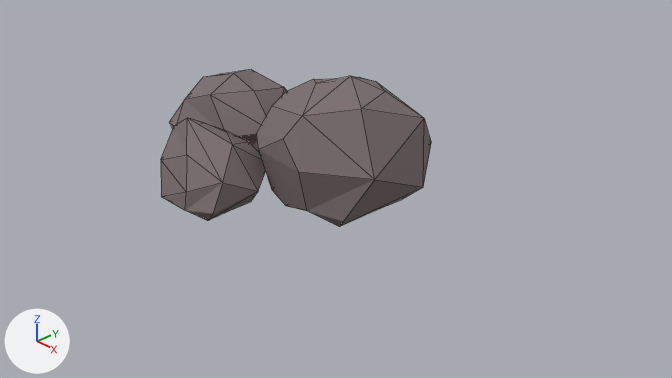
The Blender file Assets/_Game/Props/Boulders/boulders.blend: old version first, new version second.
Rendered twice from the file's camera 'Camera'. The axes (+X, +Y, +Z) are drawn at lower left. The lights are the same throughout. The picture after the commit comes second. Mesh edges are drawn as thin lines.

The scene before the commit, as lines of its bpy script (objects in view):
```python
me_icosphere = bpy.data.meshes.new('Icosphere')
me_icosphere.from_pydata(...)  # 37 vertices, 42 faces; spans x -1.05..1.37, y -1.05..1.01, z -0.14..1.47
me_icosphere.materials.append(mat_pallete)  # picture img_pallete_png
# before: 0 (-0.78, 0.75, 0.44), 8 (-1.05, 0.24, 0.61), 9 (-0.78, -0.21, 0.33), 10 (-0.61, -0.7, 0.67) at pixel (256, 134), 11 (-0.57, -0.48, 0.97) at pixel (272, 105)
# before: 12 (-0.93, 0.04, 0.93) at pixel (286, 91), 19 (-0.58, 0.18, 1.14) at pixel (313, 78), 20 (-0.29, -0.03, 1.21) at pixel (315, 83), 21 (-0.19, 0.58, 1.17) at pixel (359, 77), 22 (-0.61, 0.61, 0.99)
# before: 23 (0.37, -0.83, 1.22) at pixel (302, 115)
me_icosphere_001 = bpy.data.meshes.new('Icosphere.001')
me_icosphere_001.from_pydata(...)  # 27 vertices, 38 faces; spans x -5.32..-3.67, y -1.21..-0.01, z -0.16..0.88
me_icosphere_001.materials.append(mat_pallete)  # picture img_pallete_png
me_icosphere_002 = bpy.data.meshes.new('Icosphere.002')
me_icosphere_002.from_pydata(...)  # 31 vertices, 41 faces; spans x -4.52..-2.5, y -0.19..1.39, z -0.2..0.97
me_icosphere_002.materials.append(mat_pallete)  # picture img_pallete_png
ob_icosphere = bpy.data.objects.new('Icosphere', me_icosphere)
ob_icosphere.location = (0.0, 0.0, 0.0)
ob_icosphere_001 = bpy.data.objects.new('Icosphere.001', me_icosphere_001)
ob_icosphere_001.location = (3.598, -0.578, 0.0)
ob_icosphere_002 = bpy.data.objects.new('Icosphere.002', me_icosphere_002)
ob_icosphere_002.location = (1.671, -0.654, 0.0)
```
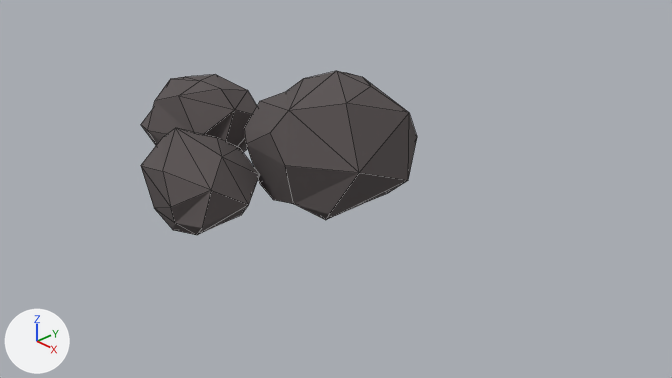
Pixel boxes (x1, y1, x2, y2) of what changed, in the pictures (672 x 378 px; the box of a moved part takes in the faces that stretch with it):
'Icosphere', reshaped, moved
    before: (256, 76, 431, 227)
    after: (244, 71, 417, 220)
'Icosphere.001', reshaped, surface changed, moved (13% wider)
    before: (161, 118, 265, 221)
    after: (141, 128, 259, 235)
'Icosphere.002', reshaped, moved
    before: (170, 69, 287, 152)
    after: (141, 74, 257, 152)
part 1 of me_icosphere, moved or reshaped
    before: (273, 78, 338, 116)
    after: (261, 79, 303, 110)
part 2 of me_icosphere, surface changed
    before: (256, 76, 431, 227)
    after: (244, 71, 417, 220)
part 3 of me_icosphere_001, moved or reshaped
    before: (161, 118, 261, 221)
    after: (141, 128, 259, 235)
part 4 of me_icosphere_001, surface changed
    before: (161, 118, 265, 221)
    after: (141, 128, 259, 235)

Patch to the scene script:
```diff
--- a/Assets/_Game/Props/Boulders/boulders.blend.py
+++ b/Assets/_Game/Props/Boulders/boulders.blend.py
@@ me_icosphere @@
 # verts and faces of me_icosphere; kept vertices keep their numbers, new ones are numbered from 37
-me_icosphere.from_pydata(...)  # 37 vertices, 42 faces; spans x -1.05..1.37, y -1.05..1.01, z -0.14..1.47
+me_icosphere.from_pydata(...)  # 36 vertices, 42 faces; spans x -0.92..1.37, y -1.05..1.01, z -0.14..1.47
+# me_icosphere part 1
+delete_vertices([12, 19])  # with the faces that use them
+verts[0] = (-0.82, 0.75, 0.53)  # moved
+verts[8] = (-0.91, 0.19, 0.51)  # moved
+verts[9] = (-0.91, -0.21, 0.33)  # moved
+verts[37] = (-0.7, 0.04, 0.93)  # pixel (286, 91)
+faces += [(8, 9, 10, 11, 37), (20, 21, 22, 37), (0, 8, 37, 22), (11, 23, 20, 37)]
+# me_icosphere part 2: 38 kept faces spanning x -0.92..1.37, y -1.05..1.01, z -0.14..1.47 get new texture (UV) coordinates
 me_icosphere.materials.append(mat_pallete)
@@ me_icosphere_001 @@
-me_icosphere_001.from_pydata(...)  # 27 vertices, 38 faces; spans x -5.32..-3.67, y -1.21..-0.01, z -0.16..0.88
-me_icosphere_001.vertices[1].co = (-4.5, -0.01, 0.44)  # pixel (248, 141)
-me_icosphere_001.vertices[3].co = (-3.78, -0.95, 0.46)  # pixel (222, 182)
-me_icosphere_001.vertices[9].co = (-5.02, -0.94, 0.33)  # pixel (160, 159)
-me_icosphere_001.vertices[17].co = (-4.39, -0.99, 0.61)  # pixel (186, 154)
-me_icosphere_001.vertices[19].co = (-4.49, -0.35, 0.69)  # pixel (226, 130)
-me_icosphere_001.vertices[22].co = (-4.16, -1.21, 0.06)  # pixel (185, 210)
-me_icosphere_001.vertices[23].co = (-4.15, -1.18, 0.29)  # pixel (186, 192)
-me_icosphere_001.vertices[24].co = (-4.76, -1.14, -0.01)  # pixel (161, 196)
-me_icosphere_001.vertices[25].co = (-4.35, -0.94, -0.12)
-me_icosphere_001.vertices[26].co = (-4.75, -0.7, 0.88)  # pixel (187, 117)
+me_icosphere_001.from_pydata(...)  # 27 vertices, 38 faces; spans x -5.32..-3.67, y -1.23..-0.01, z -0.16..0.89
+# me_icosphere_001 part 3
+me_icosphere_001.vertices[1].co = (-4.5, -0.01, 0.51)  # pixel (239, 147)
+me_icosphere_001.vertices[3].co = (-3.78, -0.95, 0.54)  # pixel (211, 190)
+me_icosphere_001.vertices[9].co = (-5.02, -1.04, 0.44)  # pixel (140, 165)
+me_icosphere_001.vertices[17].co = (-4.39, -1.15, 0.61)  # pixel (162, 171)
+me_icosphere_001.vertices[19].co = (-4.49, -0.33, 0.73)  # pixel (217, 137)
+me_icosphere_001.vertices[22].co = (-4.16, -1.19, 0.08)  # pixel (175, 223)
+me_icosphere_001.vertices[23].co = (-4.15, -1.23, 0.29)  # pixel (170, 207)
+me_icosphere_001.vertices[24].co = (-4.76, -1.07, -0.01)  # pixel (154, 208)
+me_icosphere_001.vertices[25].co = (-4.35, -1.1, -0.12)  # pixel (173, 230)
+me_icosphere_001.vertices[26].co = (-4.75, -0.7, 0.89)  # pixel (175, 127)
+# me_icosphere_001 part 4: texture (UV) coordinates of 38 of 38 faces, centred in x -5.27..-3.81, y -1.18..-0.1, z -0.14..0.76, changed; they spanned u 0.42..0.42, v 0.22..0.22 and now span u 0.4..0.4, v 0.22..0.22
 me_icosphere_001.materials.append(mat_pallete)
@@ me_icosphere_002 @@
-me_icosphere_002.from_pydata(...)  # 31 vertices, 41 faces; spans x -4.52..-2.5, y -0.19..1.39, z -0.2..0.97
+me_icosphere_002.from_pydata(...)  # 28 vertices, 40 faces; spans x -4.44..-2.6, y -0.15..1.24, z -0.22..0.94
+# me_icosphere_002 part 5: the whole mesh is rebuilt
 me_icosphere_002.materials.append(mat_pallete)
@@ ob_icosphere @@
 ob_icosphere = bpy.data.objects.new('Icosphere', me_icosphere)
-ob_icosphere.location = (0.0, 0.0, 0.0)
+ob_icosphere.location = (-0.224, 0.0, 0.0)
@@ ob_icosphere_001 @@
 ob_icosphere_001 = bpy.data.objects.new('Icosphere.001', me_icosphere_001)
-ob_icosphere_001.location = (3.598, -0.578, 0.0)
+ob_icosphere_001.location = (3.783, -0.861, 0.0)
@@ ob_icosphere_002 @@
 ob_icosphere_002 = bpy.data.objects.new('Icosphere.002', me_icosphere_002)
-ob_icosphere_002.location = (1.671, -0.654, 0.0)
+ob_icosphere_002.location = (1.437, -0.992, 0.0)
```
